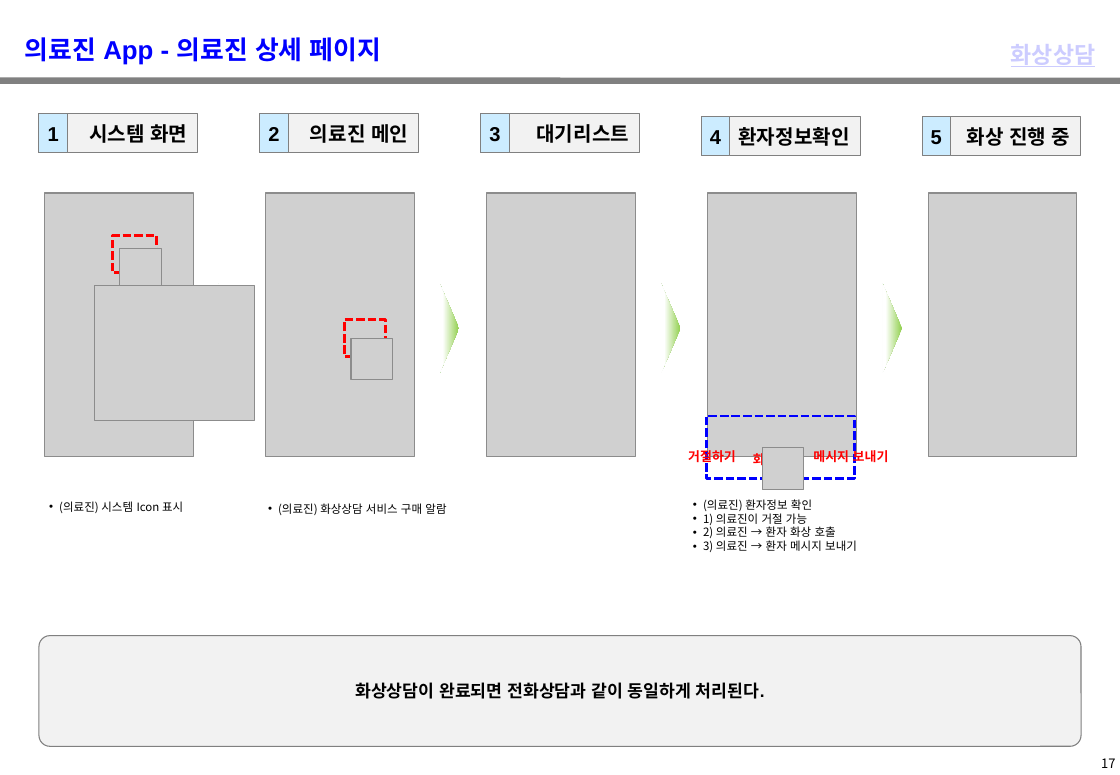
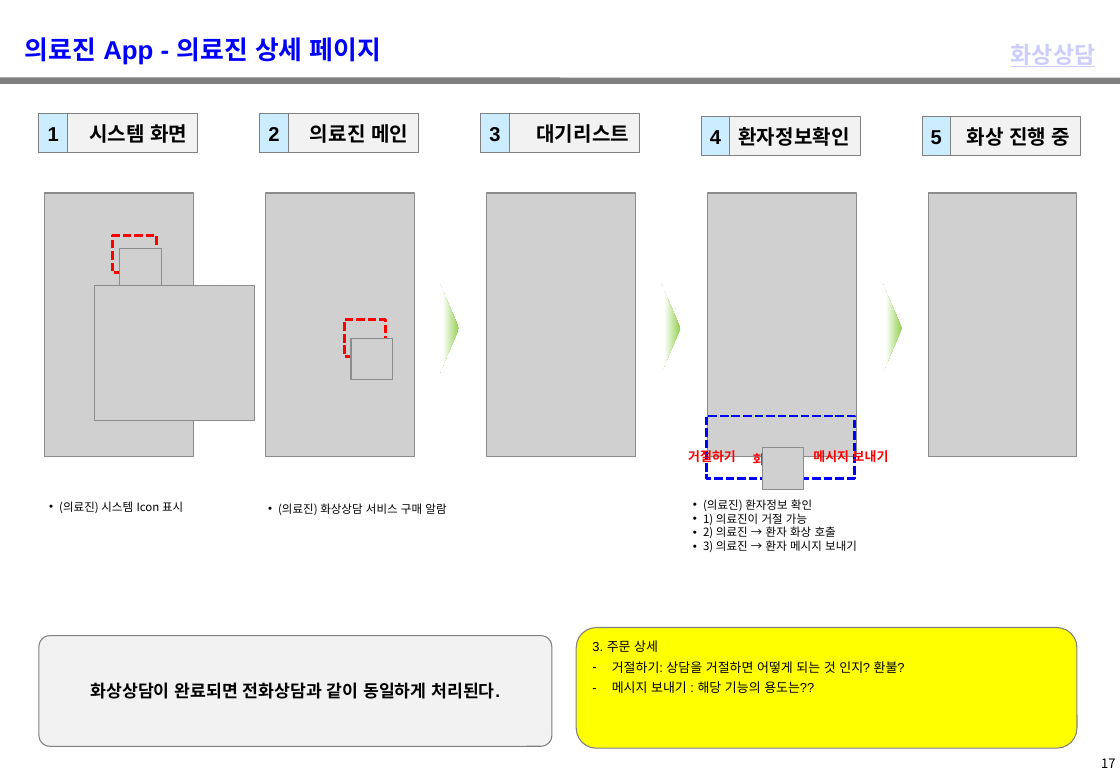
Before and after one commit to windsoccer/H160, a slide deck: slide 18 of 01 기획/03. 상담 서비스 Flow_健康160_상담 서비스 Flow_2019029.pptx. Drawn at 1120x775 pixels with LibreOffice and Linux fonts; fonts in the diff are those of the drawing; grey boxes stand for pictures; background and template pictures are left out. Boxes give left, top, right and bottom in pixels: in the first picture for what was removed or moved away, otherwise in the second. Text is boxed around its words. In the diff, an @@ line names an element or a change of style, - is before the commit and + after.

```diff
--- a/01 기획/03. 상담 서비스 Flow_健康160_상담 서비스 Flow_2019029.pptx
+++ b/01 기획/03. 상담 서비스 Flow_健康160_상담 서비스 Flow_2019029.pptx
@@ rounded rectangle added at box(576, 628, 1077, 749), fill #FFFF00, outline #808080 0.75 pt, 9 pt, text #000000 @@
+3. 주문 상세
+– 거절하기: 상담을 거절하면 어떻게 되는 것 인지? 환불?
+– 메시지 보내기 : 해당 기능의 용도는??
@@ rounded rectangle "화상상담이 완료되면 전화상담과 같이 동일하게 ...": place and size @@
-rounded rectangle "화상상담이 완료되면 전화상담과 같이 동일하게 ..." at box(39, 636, 1082, 747)
+rounded rectangle "화상상담이 완료되면 전화상담과 같이 동일하게 ..." at box(39, 636, 552, 747)
```
Also in this commit, not shown: 3 other slides changed.
